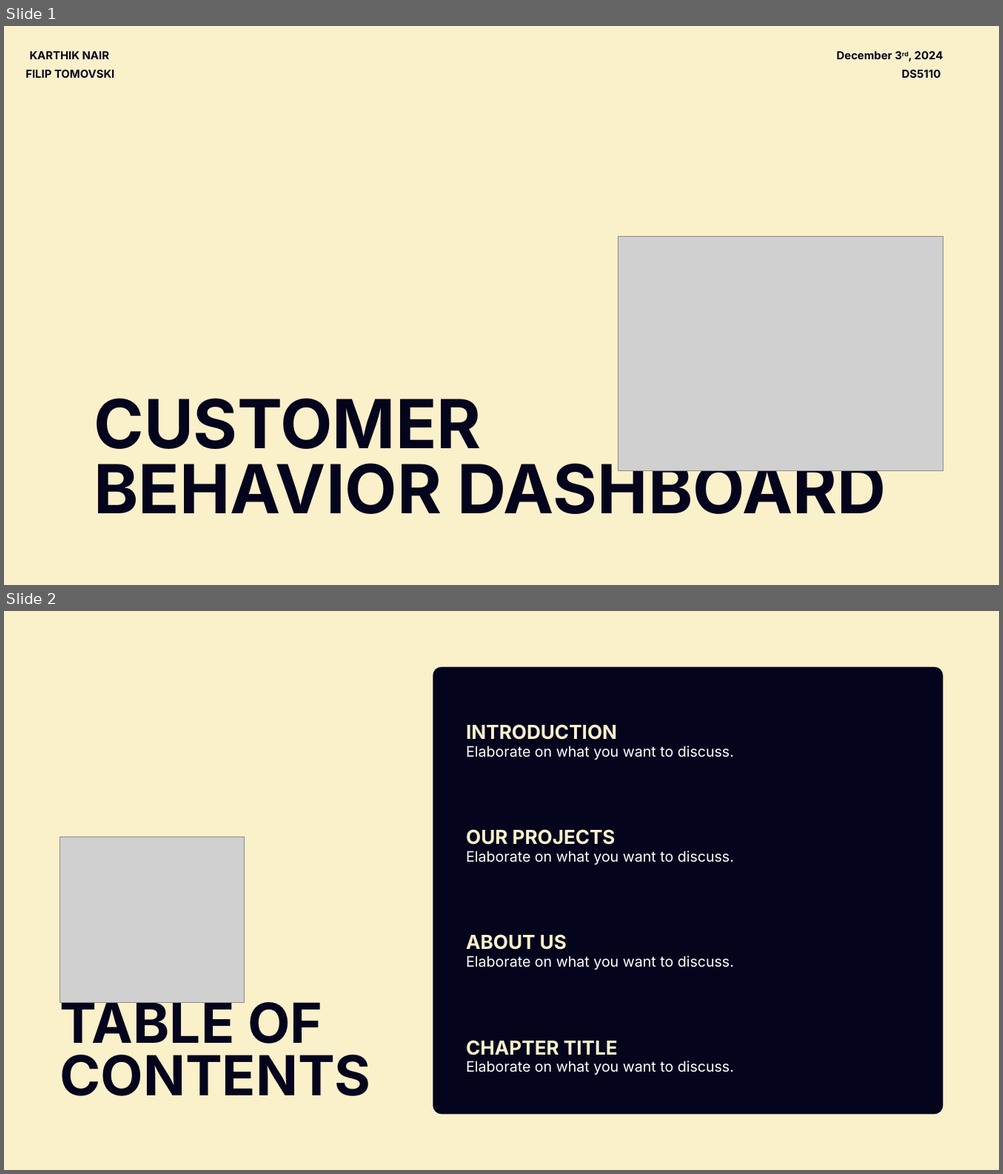
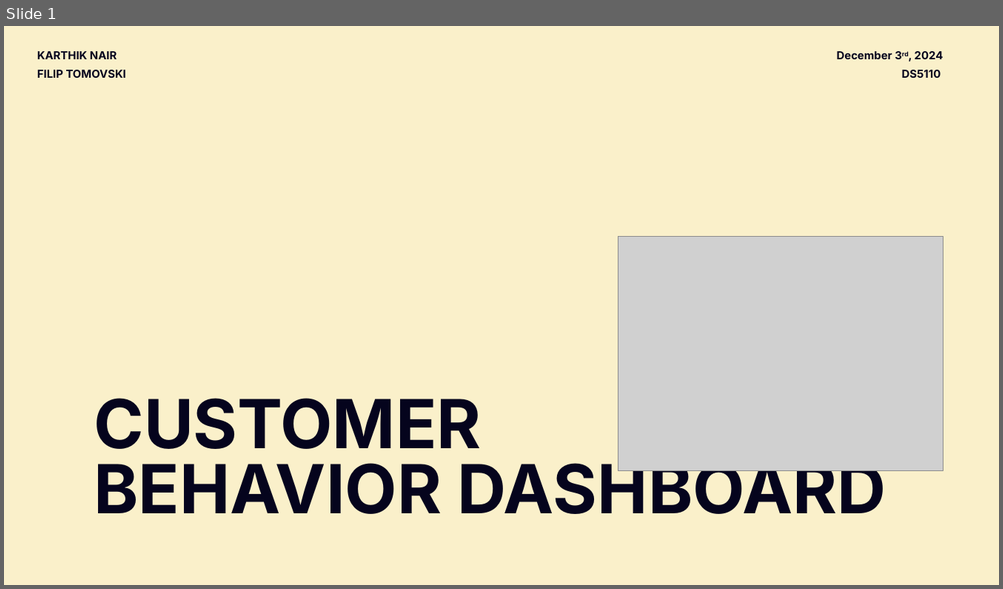
Before and after one commit to nair-j-karthik/DS-5110, a slide deck: docs/Final Presenation.pptx. Shown one above the other, each under a label of ours: slides 1 and 2 before the commit, slide 1 after it. The pictures are 1003x1174 and 1003x589 pixels, drawn with LibreOffice and Linux fonts; fonts in the diff are those of the drawing; grey boxes stand for pictures. Boxes give left, top, right and bottom in pixels: in the first picture for what was removed or moved away, otherwise in the second. Text is boxed around its words. In the diff, an @@ line names an element or a change of style, - is before the commit and + after.

```diff
--- a/docs/Final Presenation.pptx
+++ b/docs/Final Presenation.pptx
@@ slide 2 removed at <box>4,611,999,1170</box>, background #FAF0CA @@
@@ freeform shape removed at <box>432,667,942,1115</box> @@
@@ text removed at <box>466,724,617,740</box> @@
-INTRODUCTION
@@ text removed at <box>466,746,734,760</box> @@
-Elaborate on what you want to discuss.
@@ text removed at <box>466,829,615,845</box> @@
-OUR PROJECTS
@@ picture removed at <box>60,837,244,1003</box> @@
@@ text removed at <box>466,851,734,865</box> @@
-Elaborate on what you want to discuss.
@@ text removed at <box>466,934,566,950</box> @@
-ABOUT US
@@ text removed at <box>466,956,734,970</box> @@
-Elaborate on what you want to discuss.
@@ text removed at <box>60,997,371,1096</box> @@
-TABLE OF CONTENTS
@@ text removed at <box>466,1040,617,1056</box> @@
-CHAPTER TITLE
@@ text removed at <box>466,1061,734,1075</box> @@
-Elaborate on what you want to discuss.
@@ slide 1 changed as well @@
@@ text "KARTHIK NAIR": place and size @@
-text "KARTHIK NAIR" at <box>30,51,109,59</box>
+text "KARTHIK NAIR" at <box>37,51,116,59</box>
@@ text "KARTHIK NAIR" at <box>37,51,116,59</box>: alignment centre to left @@
@@ text "FILIP TOMOVSKI": place and size @@
-text "FILIP TOMOVSKI" at <box>25,70,114,78</box>
+text "FILIP TOMOVSKI" at <box>37,70,126,78</box>
@@ text "FILIP TOMOVSKI" at <box>37,70,126,78</box>: alignment centre to left @@
```
Also in this commit, not shown: 3 other slides changed, 4 slides added, 9 other slides removed.
